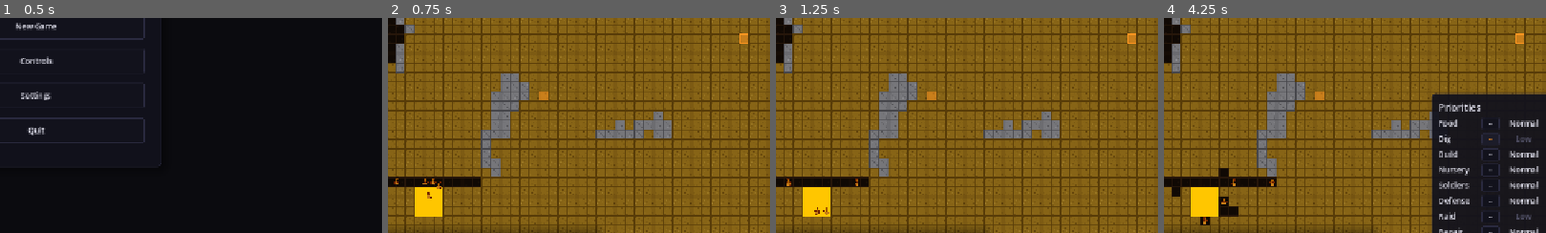
Above: before the commit, frames 1-4 (left to right).
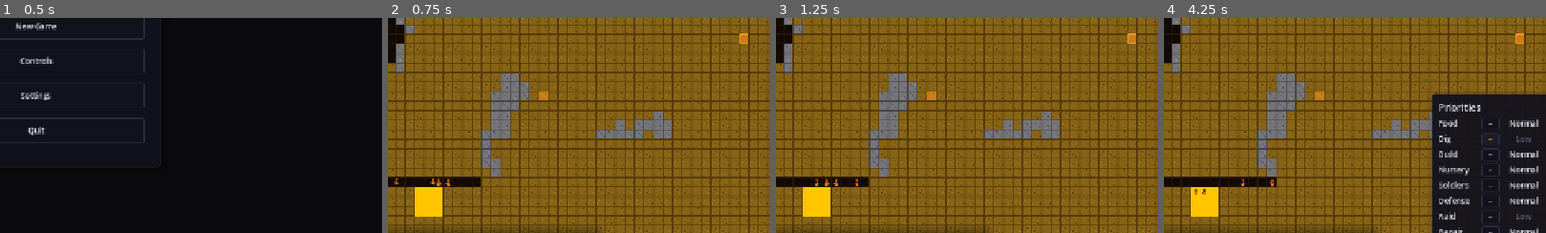
Above: after the commit, the same moments.

Repository: SnazzyTrack9218/ant-colony-wars
Game: Godot game, scene res://scenes/ui/main_menu.tscn
The game is run twice, just before and just after one commit, with the same random seed, the same clock (stepped at 60 frames per second) and the same inputs.
Inputs (mouse positions are % of the whole screen's width and height, from its top left):
- Up to frame 1 (0.5 s): no input
- Up to frame 2 (0.75 s): click "New Game" at 0.5 s
- Up to frame 3 (1.25 s): no input
- Up to frame 4 (4.25 s): click (93, 96) at 1.25 s; click "-" at 2 s; click "+" at 2.75 s; click "-" at 3.5 s
The pictures show only the part of the screen within x 45-95%, y 42-92%; the shares and areas given below are measured in that part.

Frame 1 is identical in both runs. In frame 2, 0.1% of the frame differs, in the area x 9-17%, y 74-84%; in frame 3, 0.2%; in frame 4, 0.8%, in the area x 2-22%, y 69-97%.

Commit message:
fix: cancellable markers, smarter enemies that actually dig, less random worker digging
Marker cancellation:
- Left-click on an existing dig marker → cancels the dig (releases the
  job, removes the visual). Same shortcut, no new key to learn.
- Middle-click on an existing rally marker → cancels the rally; any
  soldier holding it drops back to patrol.
- cancel_job_at() in JobQueue is reused for both cases.

Enemy AI — they actually descend now.
- Old logic: greedy step toward queen tried walking first, and the
  fallback included every direction. Result: an enemy in the sky one
  tile above dirt would walk SIDEWAYS forever instead of digging the
  dirt below it.
- New logic: priority order is now:
    1. Walk in the queen's direction.
    2. DIG dirt in the queen's direction.
    3. Walk perpendicular if blocked.
    4. Dig perpendicular if still stuck.
    5. Wait briefly.
  Stone still blocks (intentional — terrain matters).

Worker random-dig removed.
- worker_config.json: auto_explore_enabled now defaults to false.
- Workers no longer spider out from existing tunnels making random pits.
- Purposeful digging is preserved: food-route digging still kicks in
  when food stores drop, and player Dig Markers still work as normal.
- Result: ant-like behavior — colony makes deliberate tunnels toward
  goals, doesn't carve a swiss cheese pattern around the queen.

Smarter auto-build placement.
- Director now scores every reachable tunnel tile and picks the best:
  + base score = manhattan distance to queen (closer is better)
  + +50 if dist <= 2 (don't fill the queen's choke point)
  + +20 if the tile is in a 2-neighbor corridor (would block traffic)
  + -3 if the tile is at a 3+ neighbor junction (natural alcove)
  + 0 for stub/dead-end tiles (great for rooms)
- Stops the previous behavior of cramming rooms into the first
  unoccupied tunnel tile, which clogged the main corridor.

Controls help updated with the two new cancel bindings and an
autopilot note.

Co-Authored-By: Claude Sonnet 4.6 <noreply@anthropic.com>

Diff:
--- a/data/ants/worker_config.json
+++ b/data/ants/worker_config.json
@@ -7,8 +7,8 @@
     "wander_delay": 0.35,
     "sprite_max_size": 12.0,
     "auto_gather_enabled": true,
-    "auto_explore_enabled": true,
-    "auto_explore_candidate_limit": 24,
+    "auto_explore_enabled": false,
+    "auto_explore_candidate_limit": 8,
     "auto_food_route_enabled": true,
     "auto_food_route_food_ratio": 0.35
 }
--- a/scripts/core/colony_director.gd
+++ b/scripts/core/colony_director.gd
@@ -127,11 +127,14 @@
 
 
 func _find_buildable_tunnel_tile() -> Vector2i:
-	# BFS outward from the starting hall (one tile above queen) through tunnel
-	# tiles; first unoccupied tunnel wins.
+	# Smarter placement: BFS through tunnel tiles, score every candidate, pick
+	# the best one. Scoring prefers:
+	# - close-ish to queen (but not adjacent — leave the choke point clear)
+	# - tiles with at least 2 tunnel neighbors (so we don't dead-end a corridor)
+	# - tiles not directly between queen and the nearest tunnel-frontier
+	var room_manager: RoomManager = GameManager.room_manager
 	var start: Vector2i = _queen_tile + Vector2i(0, -1)
 	if not _tile_is_tunnel(start):
-		# Fall back: scan a small box around queen for any tunnel tile.
 		for dy in range(-3, 1):
 			for dx in range(-5, 6):
 				var c: Vector2i = _queen_tile + Vector2i(dx, dy)
@@ -142,13 +145,15 @@
 				break
 	if not _tile_is_tunnel(start):
 		return Vector2i(-1, -1)
+
+	# BFS to enumerate candidate tunnel tiles within reach.
 	var queue: Array = [start]
 	var visited: Dictionary = {start: true}
-	var room_manager: RoomManager = GameManager.room_manager
+	var candidates: Array = []
 	while not queue.is_empty():
 		var current: Vector2i = queue.pop_front()
 		if not _is_occupied(current, room_manager):
-			return current
+			candidates.append(current)
 		for dir in DIRS:
 			var n: Vector2i = current + dir
 			if n in visited:
@@ -157,7 +162,41 @@
 				continue
 			visited[n] = true
 			queue.append(n)
-	return Vector2i(-1, -1)
+
+	if candidates.is_empty():
+		return Vector2i(-1, -1)
+
+	# Score each candidate; lower is better.
+	var best: Vector2i = candidates[0]
+	var best_score: float = INF
+	for tile in candidates:
+		var score: float = _score_room_tile(tile)
+		if score < best_score:
+			best_score = score
+			best = tile
+	return best
+
+
+func _score_room_tile(tile: Vector2i) -> float:
+	# Lower = better. Distance is the base; the rest are penalties/bonuses.
+	var dist_to_queen: int = abs(tile.x - _queen_tile.x) + abs(tile.y - _queen_tile.y)
+	var score: float = float(dist_to_queen)
+	# Don't fill the queen's choke point — soldiers need to hold there.
+	if dist_to_queen <= 2:
+		score += 50.0
+	# Count tunnel neighbors to figure out tile type.
+	var tunnel_neighbors: int = 0
+	for dir in DIRS:
+		if _tile_is_tunnel(tile + dir):
+			tunnel_neighbors += 1
+	# Stubs (1 neighbor): great — natural room alcove.
+	# Corridors (2 neighbors): bad — would block traffic. Big penalty.
+	# Junctions (3+ neighbors): okay — usually have room around them.
+	if tunnel_neighbors == 2:
+		score += 20.0
+	elif tunnel_neighbors >= 3:
+		score -= 3.0
+	return score
 
 
 func _tile_is_tunnel(pos: Vector2i) -> bool:
--- a/scripts/enemies/enemy_base.gd
+++ b/scripts/enemies/enemy_base.gd
@@ -161,80 +161,73 @@
 
 
 func _take_step_toward_queen() -> void:
-	# 1) Walk through any adjacent traversable tile (tunnel/queen/sky) toward queen.
-	var walk_step: Vector2i = _greedy_step_toward(_queen_tile, true)
-	if walk_step != Vector2i.ZERO:
-		var next_tile: Vector2i = _tile_pos + walk_step
-		_is_moving = true
-		_tile_pos = next_tile
-		_move_tween = create_tween()
-		_move_tween.tween_property(self, "position", _tile_to_world(next_tile), _move_time)
-		_move_tween.tween_callback(_on_step_done)
-		return
-	# 2) No walkable step → try to dig through adjacent dirt toward queen.
-	var dig_target: Vector2i = _pick_dig_target()
-	if dig_target != Vector2i(-1, -1):
-		_start_digging(dig_target)
-		return
-	# 3) Surrounded by stone or world edge — wait briefly.
+	# Order of preference, queen-direction first:
+	#   1. Walk queen-direction if traversable.
+	#   2. Dig queen-direction if it's dirt.
+	#   3. Walk sideways toward queen (perpendicular axis).
+	#   4. Dig sideways through dirt.
+	#   5. Walk any remaining direction (don't get stuck).
+	# This prevents enemies from wandering sky/tunnels horizontally while
+	# the queen is one dirt tile away below them.
+	var primary: Array = _queen_direction_steps()
+
+	# 1 & 2: prioritized queen-direction steps — walk first, then dig.
+	for step in primary:
+		var n: Vector2i = _tile_pos + step
+		if _is_traversable(n):
+			_move_into(n)
+			return
+		if _is_dirt(n):
+			_start_digging(n)
+			return
+
+	# 3: sideways walk (any direction not in primary).
+	for step in DIRS:
+		if step in primary:
+			continue
+		var n: Vector2i = _tile_pos + step
+		if _is_traversable(n):
+			_move_into(n)
+			return
+
+	# 4: sideways dig.
+	for step in DIRS:
+		if step in primary:
+			continue
+		var n: Vector2i = _tile_pos + step
+		if _is_dirt(n):
+			_start_digging(n)
+			return
+
+	# 5: surrounded by stone / world edge — wait briefly and re-think.
 	_think_cooldown = 0.6
 
 
-func _greedy_step_toward(target: Vector2i, only_traversable: bool) -> Vector2i:
-	# Try axis with largest delta first; fall back to others.
-	var dx: int = sign(target.x - _tile_pos.x)
-	var dy: int = sign(target.y - _tile_pos.y)
-	var candidates: Array = []
-	if abs(target.x - _tile_pos.x) >= abs(target.y - _tile_pos.y):
+func _queen_direction_steps() -> Array:
+	# Returns the up-to-2 directional steps that point toward the queen,
+	# longer-axis first (e.g. queen far below and slightly right → [(0,1), (1,0)]).
+	var dx: int = sign(_queen_tile.x - _tile_pos.x)
+	var dy: int = sign(_queen_tile.y - _tile_pos.y)
+	var steps: Array = []
+	if abs(_queen_tile.x - _tile_pos.x) >= abs(_queen_tile.y - _tile_pos.y):
 		if dx != 0:
-			candidates.append(Vector2i(dx, 0))
+			steps.append(Vector2i(dx, 0))
 		if dy != 0:
-			candidates.append(Vector2i(0, dy))
+			steps.append(Vector2i(0, dy))
 	else:
 		if dy != 0:
-			candidates.append(Vector2i(0, dy))
+			steps.append(Vector2i(0, dy))
 		if dx != 0:
-			candidates.append(Vector2i(dx, 0))
-	# Add perpendicular options as fallback so the enemy doesn't freeze in dead-ends.
-	candidates.append(Vector2i(1, 0))
-	candidates.append(Vector2i(-1, 0))
-	candidates.append(Vector2i(0, 1))
-	candidates.append(Vector2i(0, -1))
-	for step in candidates:
-		var n: Vector2i = _tile_pos + step
-		if only_traversable:
-			if _is_traversable(n):
-				return step
-		else:
-			if _is_in_bounds(n):
-				return step
-	return Vector2i.ZERO
-
-
-func _pick_dig_target() -> Vector2i:
-	# Prefer a dirt tile in the direction of the queen; never dig stone.
-	var dx: int = sign(_queen_tile.x - _tile_pos.x)
-	var dy: int = sign(_queen_tile.y - _tile_pos.y)
-	var preferred: Array = []
-	if abs(_queen_tile.x - _tile_pos.x) >= abs(_queen_tile.y - _tile_pos.y):
-		if dx != 0:
-			preferred.append(Vector2i(dx, 0))
-		if dy != 0:
-			preferred.append(Vector2i(0, dy))
-	else:
-		if dy != 0:
-			preferred.append(Vector2i(0, dy))
-		if dx != 0:
-			preferred.append(Vector2i(dx, 0))
-	# Fallback: any 4-direction dirt tile.
-	for dir in DIRS:
-		if not (dir in preferred):
-			preferred.append(dir)
-	for dir in preferred:
-		var n: Vector2i = _tile_pos + dir
-		if _is_dirt(n):
-			return n
-	return Vector2i(-1, -1)
+			steps.append(Vector2i(dx, 0))
+	return steps
+
+
+func _move_into(next_tile: Vector2i) -> void:
+	_is_moving = true
+	_tile_pos = next_tile
+	_move_tween = create_tween()
+	_move_tween.tween_property(self, "position", _tile_to_world(next_tile), _move_time)
+	_move_tween.tween_callback(_on_step_done)
 
 
 func _start_digging(target: Vector2i) -> void:
--- a/scripts/main.gd
+++ b/scripts/main.gd
@@ -381,13 +381,17 @@
 func _try_place_dig_target(target: Vector2i) -> void:
 	if target.x < 0 or target.x >= _world_w or target.y < 0 or target.y >= _world_h:
 		return
+	# Click on an existing dig marker → cancel it.
+	if target in _dig_marker_nodes:
+		GameManager.job_queue.cancel_job_at(JobQueue.TYPE_DIG, target)
+		_remove_dig_marker(target)
+		AudioManager.play_marker_placed()
+		return
 	if _tile_map.get_cell_source_id(target) != _sid["dirt"]:
 		return
 	if target in _protected:
 		return
 	if target in _food_positions:
-		return
-	if target in _dig_marker_nodes:
 		return
 	_add_dig_marker(target)
 	AudioManager.play_marker_placed()
@@ -409,17 +413,37 @@
 func _try_place_rally_marker(target: Vector2i) -> void:
 	if target.x < 0 or target.x >= _world_w or target.y < 0 or target.y >= _world_h:
 		return
+	# Middle-click on an existing rally marker → cancel it.
+	if GameManager.job_queue.has_job(JobQueue.TYPE_RALLY, target):
+		_cancel_rally_marker_at(target)
+		AudioManager.play_marker_placed()
+		return
 	# Rally only on tunnel tiles (no dirt, stone, queen-chamber).
 	if _tile_map.get_cell_source_id(target) != _sid["tunnel"]:
 		return
-	# Avoid duplicates at the same spot.
-	if GameManager.job_queue.has_job(JobQueue.TYPE_RALLY, target):
-		return
 	var job = GameManager.job_queue.add_job(JobQueue.TYPE_RALLY, target)
 	if job == null:
 		return
 	_add_rally_marker_visual(job.id, target)
 	AudioManager.play_marker_placed()
+
+
+func _cancel_rally_marker_at(target: Vector2i) -> void:
+	# Find the matching job, release any soldier holding it, then remove the visual.
+	var job_id_to_remove: int = -1
+	for job in GameManager.job_queue._jobs:
+		if job.type == JobQueue.TYPE_RALLY and job.tile_pos == target:
+			job_id_to_remove = job.id
+			break
+	if job_id_to_remove == -1:
+		return
+	# Release any soldier currently holding the rally so they go back to patrol.
+	for soldier in get_tree().get_nodes_in_group("soldiers"):
+		if "_current_rally_job" in soldier and soldier._current_rally_job != null \
+				and soldier._current_rally_job.id == job_id_to_remove:
+			soldier._current_rally_job = null
+	GameManager.job_queue.cancel_job_at(JobQueue.TYPE_RALLY, target)
+	_remove_rally_marker_visual(job_id_to_remove)
 
 
 func _add_rally_marker_visual(job_id: int, tile_pos: Vector2i) -> void:
--- a/scripts/ui/controls_help.gd
+++ b/scripts/ui/controls_help.gd
@@ -5,9 +5,11 @@
 
 const CONTROLS: Array = [
 	{"keys": "Left-click dirt", "action": "Place a Dig Marker — workers will dig there."},
+	{"keys": "Left-click dig marker", "action": "Cancel that dig order."},
 	{"keys": "Right-click tunnel", "action": "Place a Room Plan blueprint of the selected room."},
 	{"keys": "Middle-click tunnel", "action": "Place a Rally Marker — soldiers go and hold position."},
-	{"keys": "Shift + Left-click", "action": "Repair Marker (on a damaged room) — workers haul food to repair."},
+	{"keys": "Middle-click rally marker", "action": "Cancel that rally order; soldiers return to patrol."},
+	{"keys": "Shift + Left-click", "action": "Repair Marker on a damaged room — workers haul food to repair."},
 	{"keys": "Shift + Right-click", "action": "Emergency Marker on dirt — every idle worker drops everything to dig there."},
 	{"keys": "1 – 5", "action": "Pick which room type the next right-click will place."},
 	{"keys": "B", "action": "Cycle through room types."},
@@ -15,6 +17,7 @@
 	{"keys": "Esc", "action": "Open the pause menu (or close this help screen)."},
 	{"keys": "WASD / Arrow keys", "action": "Pan the camera around the map."},
 	{"keys": "Mouse wheel", "action": "Zoom in / out."},
+	{"keys": "Autopilot", "action": "The colony auto-places rooms and auto-buys upgrades on its own. You can override anytime."},
 ]
 
 @onready var _bg: ColorRect = $Background
